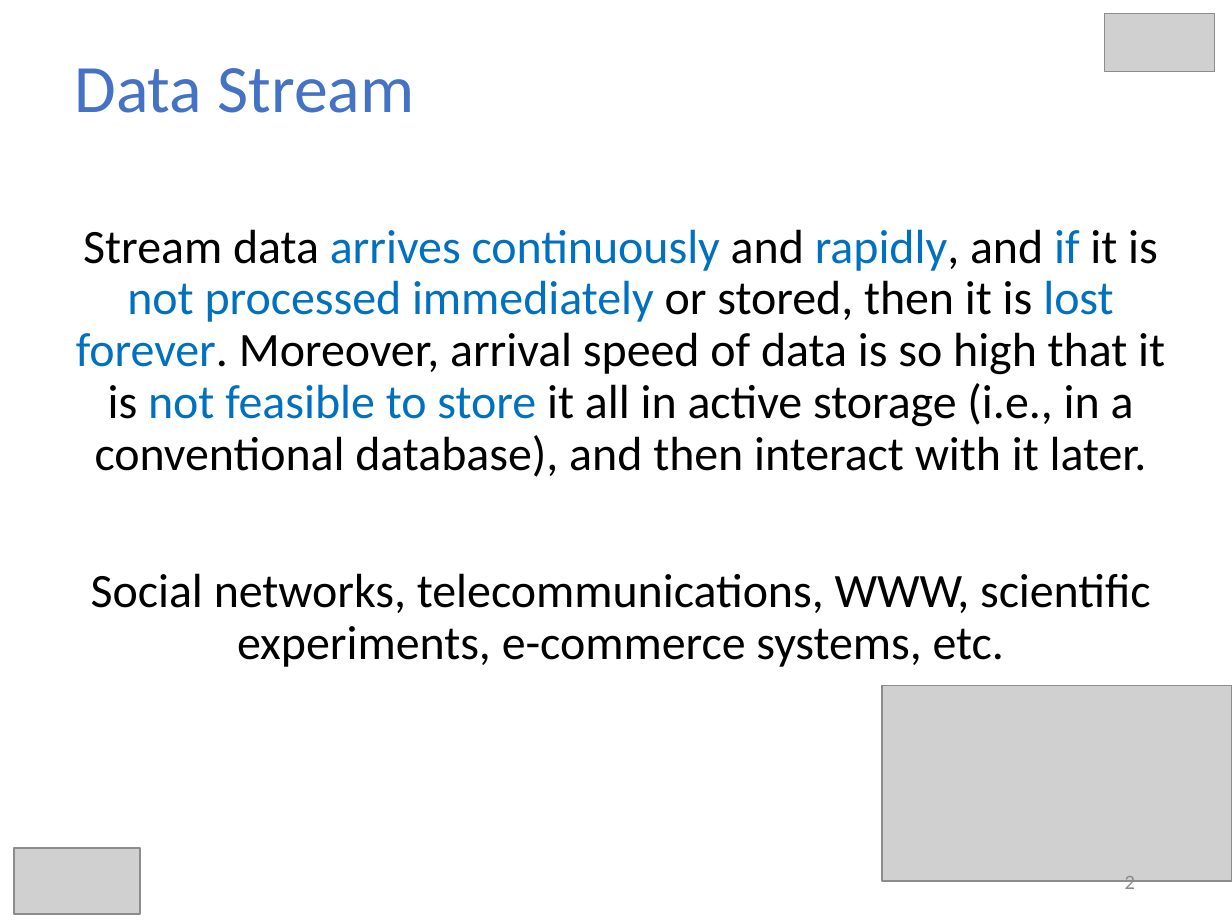
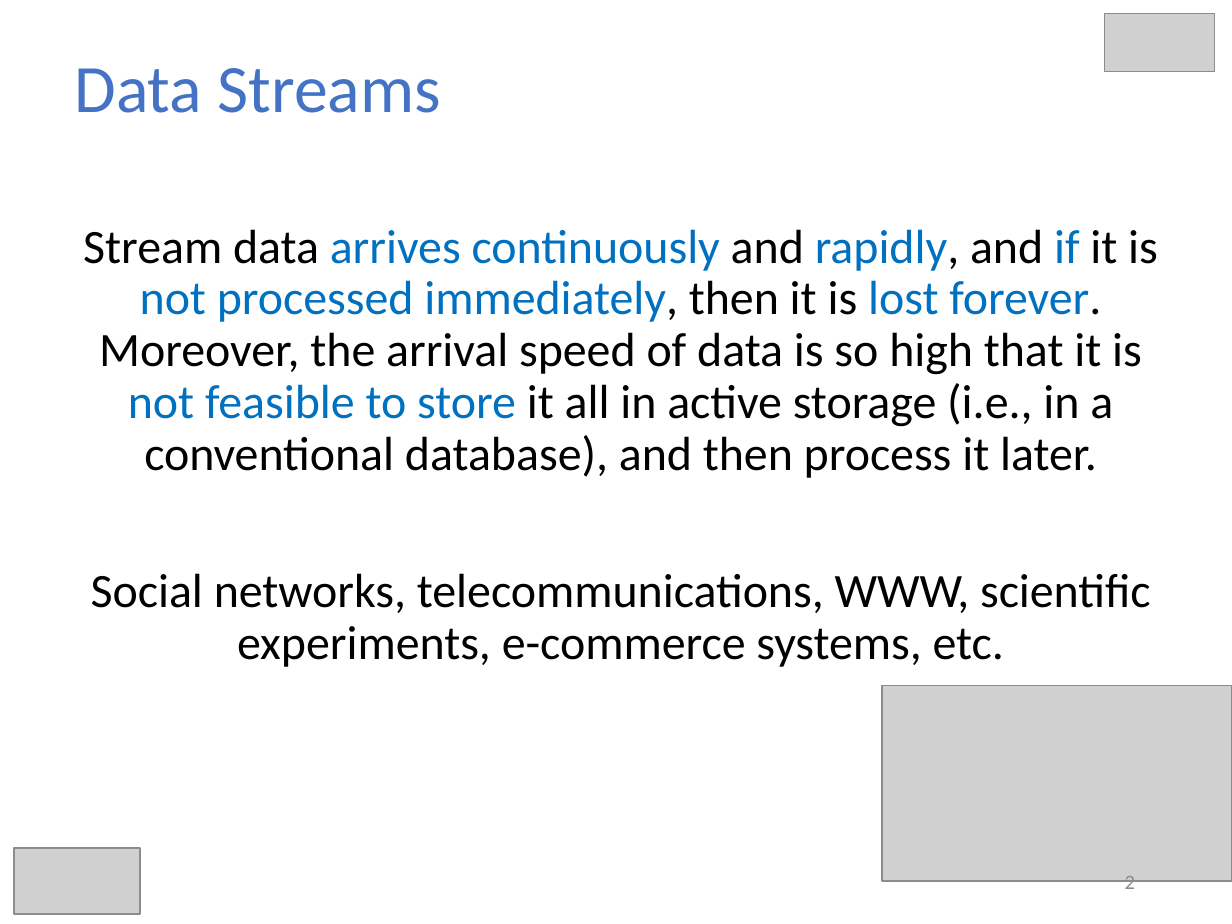
Before and after one commit to hmsgit/minestream, a slide deck: slide 2 of presentation/thesis.pptx. Drawn at 1232x924 pixels with LibreOffice and Linux fonts; fonts in the diff are those of the drawing; grey boxes stand for pictures. Boxes give left, top, right and bottom in pixels: in the first picture for what was removed or moved away, otherwise in the second. Text is boxed around its words. In the diff, an @@ line names an element or a change of style, - is before the commit and + after.

```diff
--- a/presentation/thesis.pptx
+++ b/presentation/thesis.pptx
@@ title at [74,68,441,113]: text changed @@
-Data Stream
+Data Streams
@@ text at [83,229,1158,478]: text changed @@
-Stream data arrives continuously and rapidly, and if it is not processed immediately or stored, then it is lost forever. Moreover, arrival speed of data is so high that it is not feasible to store it all in active storage (i.e., in a conventional database), and then interact with it later.
+Stream data arrives continuously and rapidly, and if it is not processed immediately, then it is lost forever. Moreover, the arrival speed of data is so high that it is not feasible to store it all in active storage (i.e., in a conventional database), and then process it later.
```
Also in this commit, not shown: 23 other slides changed, 2 slides removed, 9 other files.
